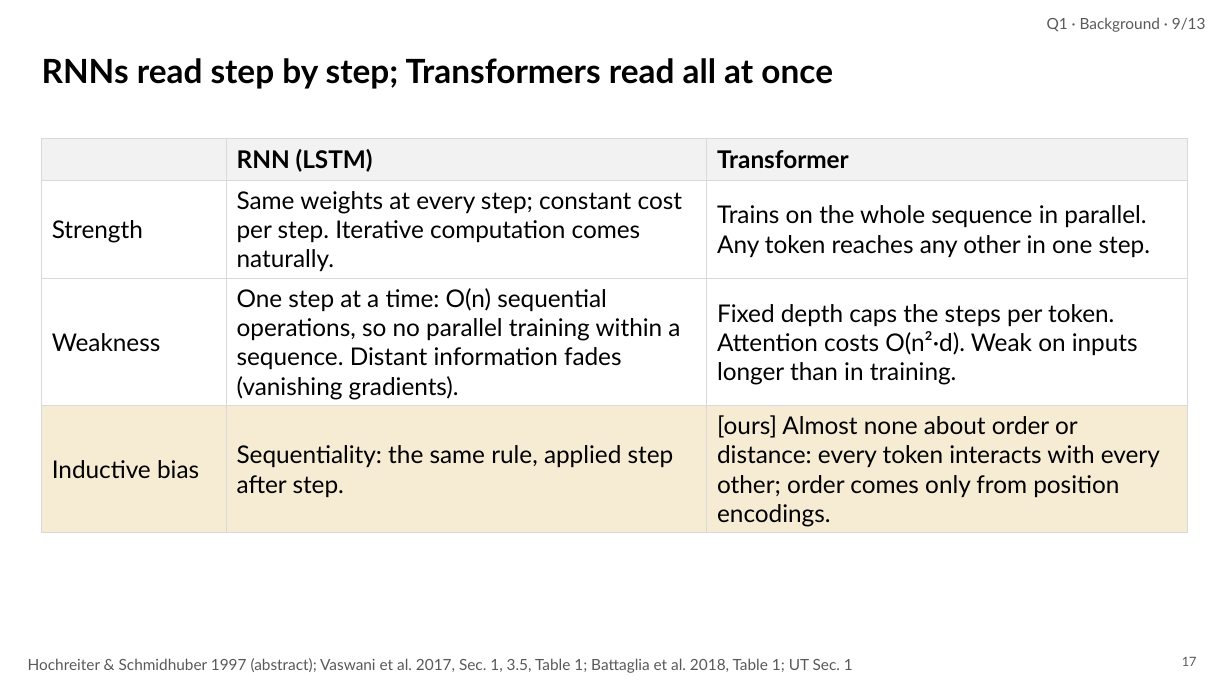
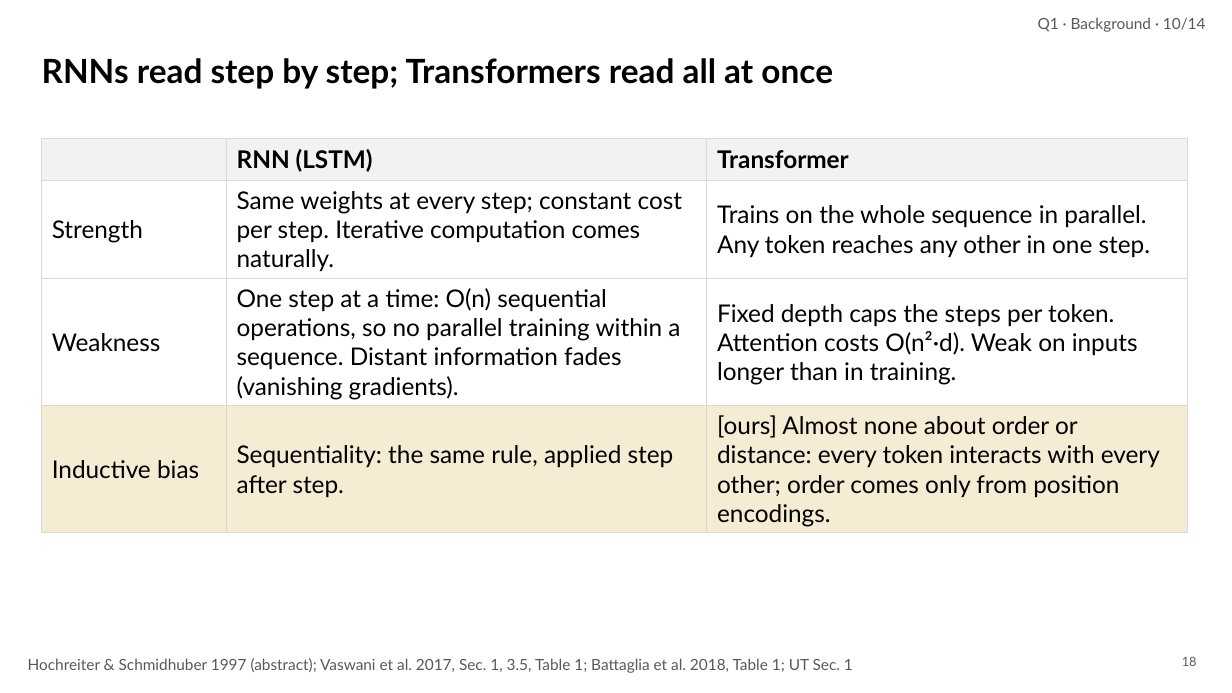
Before and after one commit to irregular6612/agi-hw2, a slide deck: slide 18 of build/out/looped-transformers.pptx (slide 17 before the commit). Drawn at 1232x693 pixels with LibreOffice and Linux fonts; fonts in the diff are those of the drawing. Boxes give left, top, right and bottom in pixels: in the first picture for what was removed or moved away, otherwise in the second. Text is boxed around its words. In the diff, an @@ line names an element or a change of style, - is before the commit and + after.

```diff
--- a/build/out/looped-transformers.pptx
+++ b/build/out/looped-transformers.pptx
@@ text at (1038,17,1206,32): text changed @@
-Q1 · Background · 9/13
+Q1 · Background · 10/14
@@ page number at (1182,656,1197,666): text changed @@
-17
+18
```
Also in this commit, not shown: 28 other slides changed, 9 slides added, 35 slides removed, 13 other files.
